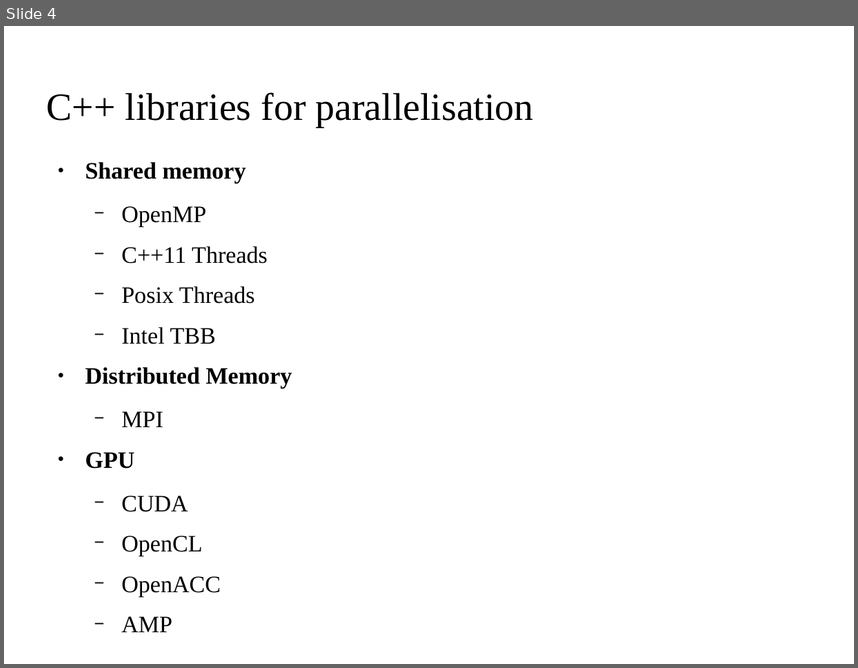
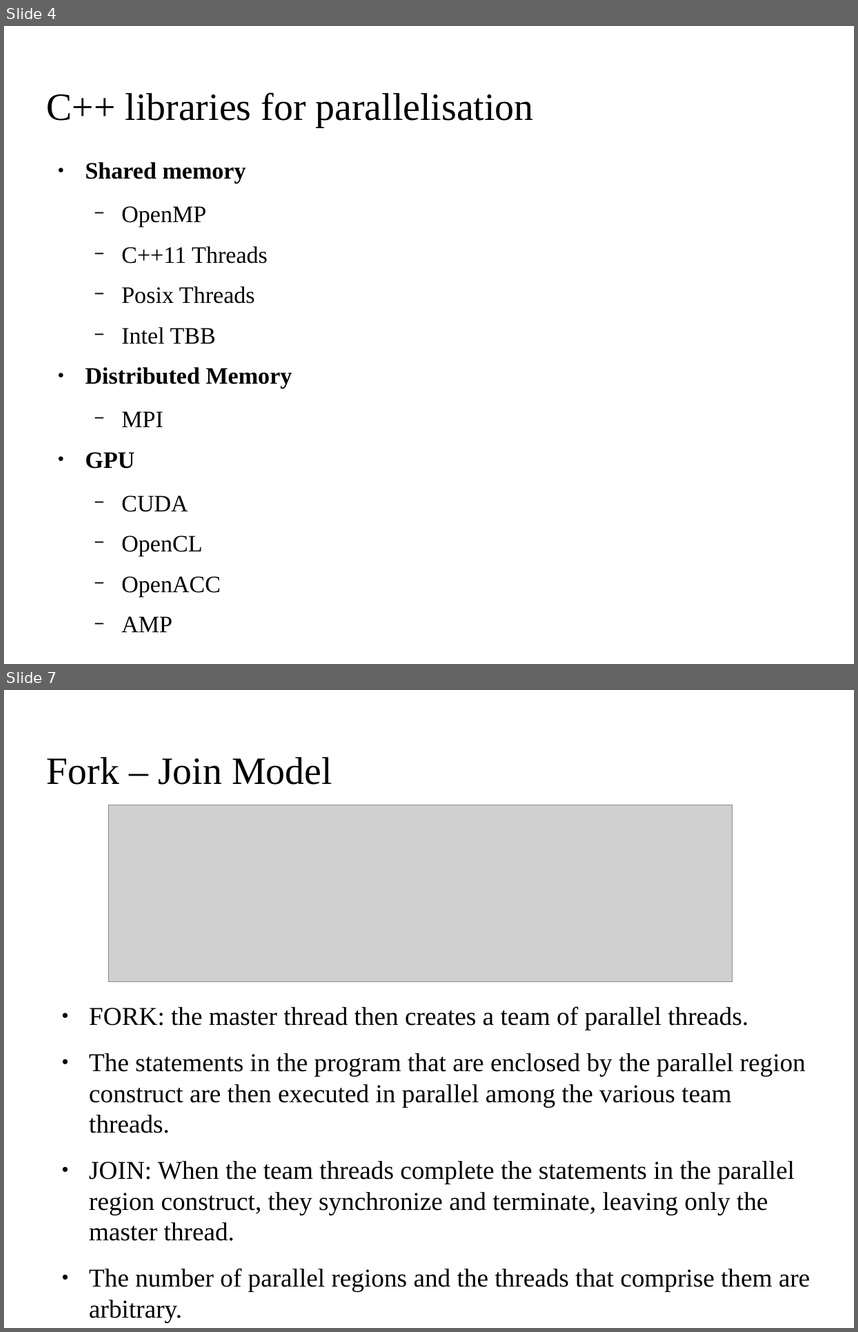
Before and after one commit to kks32/cpp-software-development, a slide deck: Ex12_Parallelisation/Ex12_Parallelisation.odp. Shown one above the other, each under a label of ours: slide 4 before the commit, slides 4 and 7 after it; the slides between them are not shown. The pictures are 858x668 and 858x1332 pixels, drawn with LibreOffice and Linux fonts; fonts in the diff are those of the drawing; grey boxes stand for pictures; background and template pictures are left out. Boxes give left, top, right and bottom in pixels: in the first picture for what was removed or moved away, otherwise in the second. Text is boxed around its words. In the diff, an @@ line names an element or a change of style, - is before the commit and + after.

```diff
--- a/Ex12_Parallelisation/Ex12_Parallelisation.odp
+++ b/Ex12_Parallelisation/Ex12_Parallelisation.odp
@@ slide 7 added at box(4, 690, 854, 1328), background picture (left out) @@
@@ title added at box(47, 757, 332, 785), 36 pt, text #000000 @@
+Fork – Join Model
@@ picture added at box(108, 805, 733, 982) @@
@@ text added at box(89, 1006, 810, 1322), 24 pt, text #000000 @@
+● FORK: the master thread then creates a team of parallel threads.
+● The statements in the program that are enclosed by the parallel region construct are then executed in parallel among the various team threads.
+● JOIN: When the team threads complete the statements in the parallel region construct, they synchronize and terminate, leaving only the master thread.
+● The number of parallel regions and the threads that comprise them are arbitrary.
```
Also in this commit, not shown: 1 slide changed, 2 other slides added, 1 other file.
